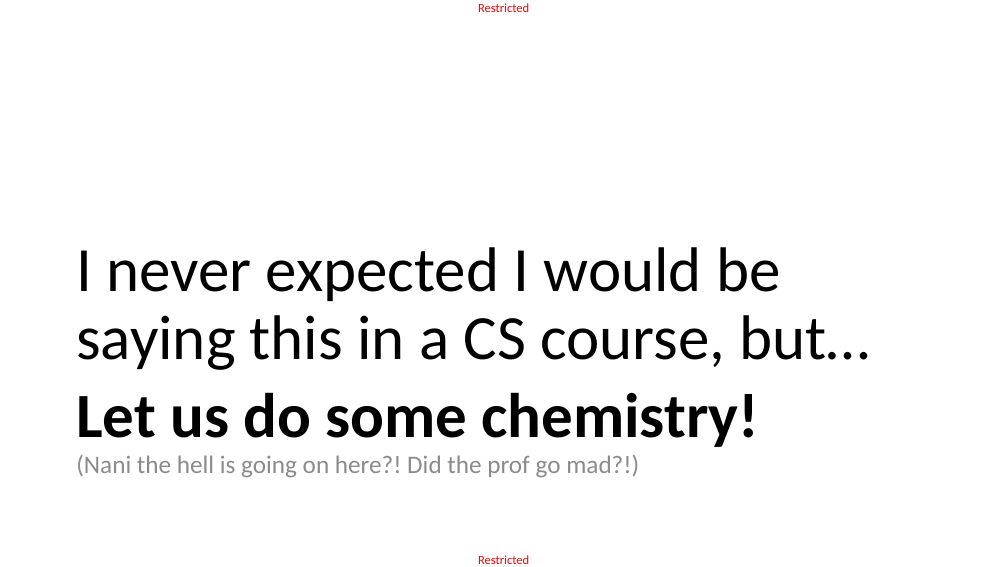
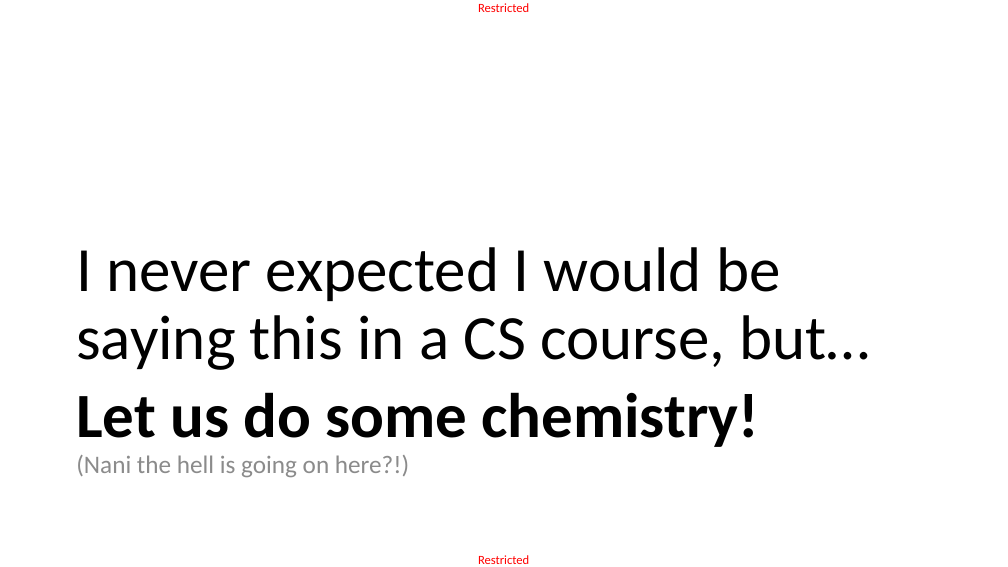
Before and after one commit to matthieudemari/SUTD_PLC_50_051, a slide deck: slide 5 of W10/W10S2/W10S2.pptx. Drawn at 1008x567 pixels with LibreOffice and Linux fonts; fonts in the diff are those of the drawing. Boxes give left, top, right and bottom in pixels: in the first picture for what was removed or moved away, otherwise in the second. Text is boxed around its words. In the diff, an @@ line names an element or a change of style, - is before the commit and + after.

```diff
--- a/W10/W10S2/W10S2.pptx
+++ b/W10/W10S2/W10S2.pptx
@@ text at box(76, 392, 759, 477): text changed @@
-Let us do some chemistry!
-(Nani the hell is going on here?! Did the prof go mad?!)
+Let us do some chemistry!
+(Nani the hell is going on here?!)
```
Also in this commit, not shown: 55 other files.
